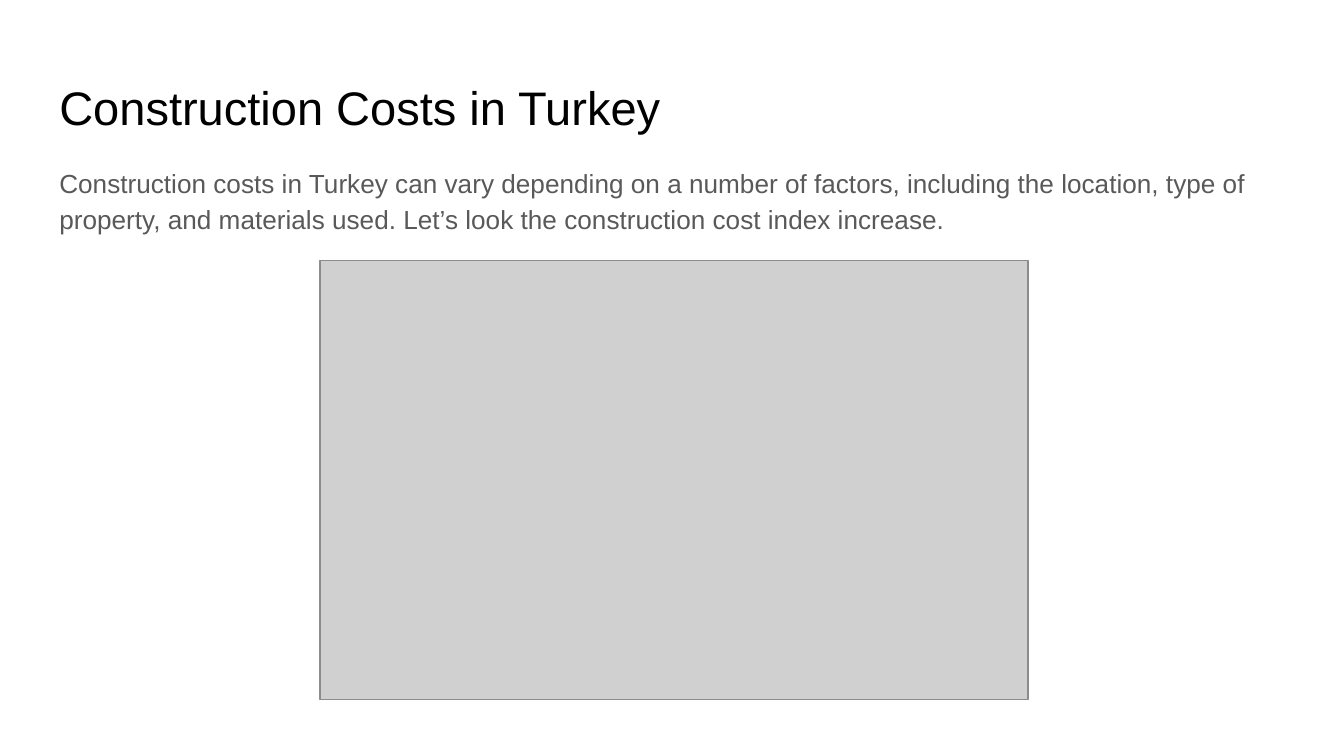
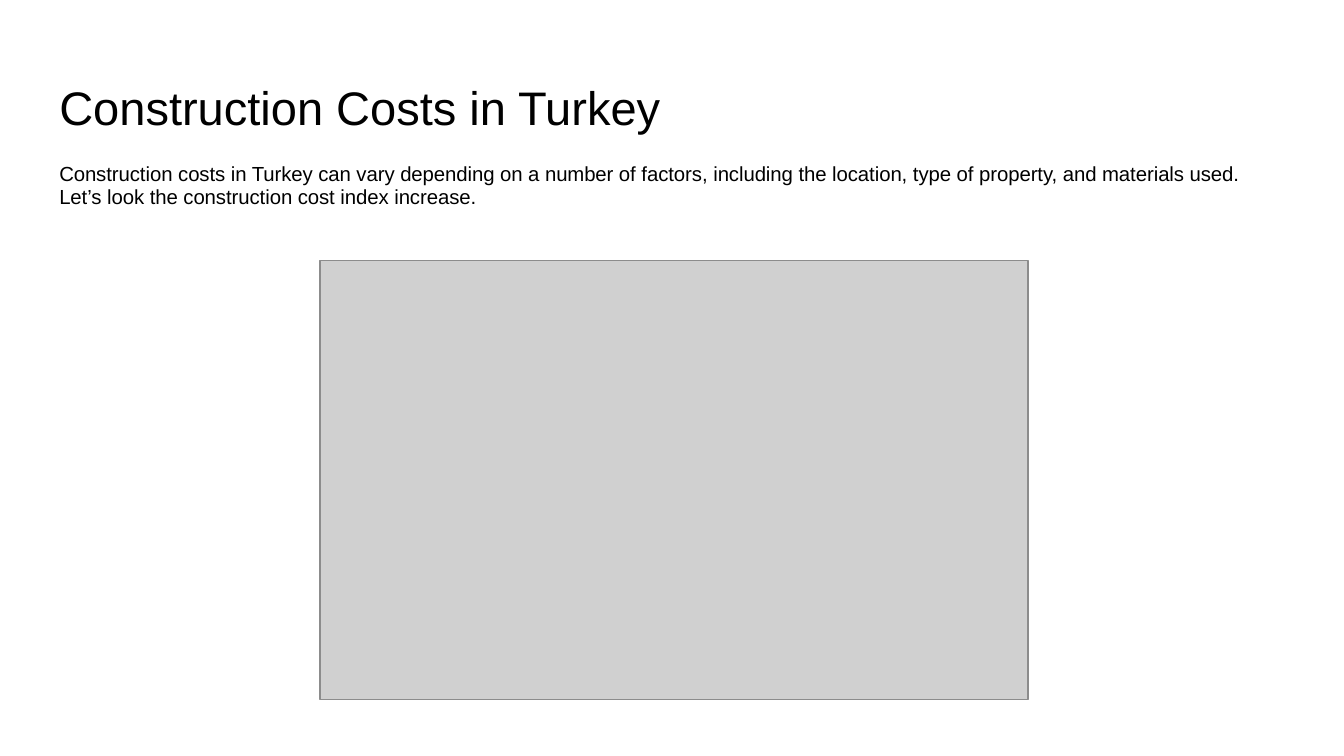
Before and after one commit to pjournal/mef06g-honey-drip, a slide deck: slide 8 of Presentation.pptx. Drawn at 1344x756 pixels with LibreOffice and Linux fonts; fonts in the diff are those of the drawing; grey boxes stand for pictures. Boxes give left, top, right and bottom in pixels: in the first picture for what was removed or moved away, otherwise in the second. Text is boxed around its words. In the diff, an @@ line names an element or a change of style, - is before the commit and + after.

```diff
--- a/Presentation.pptx
+++ b/Presentation.pptx
@@ text "Construction costs in Turkey can ..." at bbox=[59, 166, 1239, 205]: size 14 to 10.8 pt, text colour #595959 to #000000; line spacing 1.15 to 0.95 @@
```
Also in this commit, not shown: 2 other slides changed, 5 slides added, 1 slide removed.
